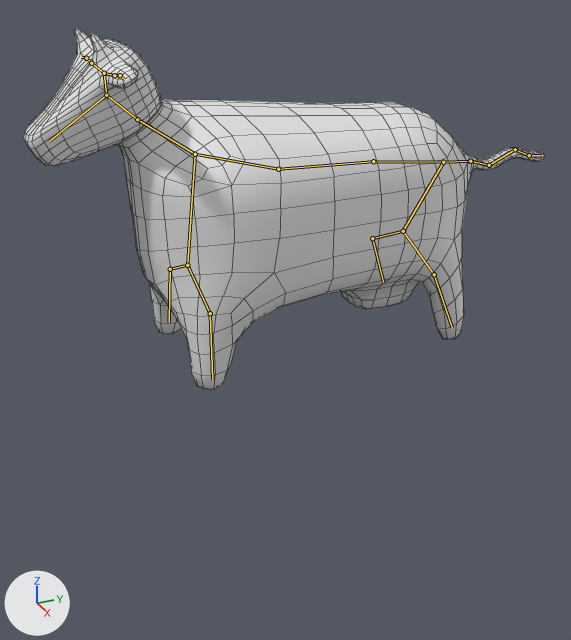
A saved change to the Blender file Assets/3DContent/Cow/Cow.blend.
Before and after are seen from a 50 mm camera at (7.86, -3.19, 2.48) aimed at (-0.14, 0.41, -1.51). Arrows for +X, +Y and +Z are at lower left; the lights stay in place. The bones that bend it are drawn over the model as lines. Mesh edges are drawn as thin lines.
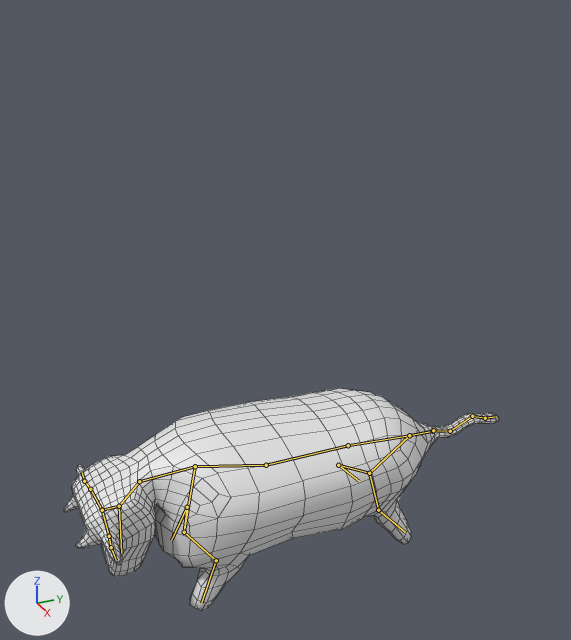
The newer file adds an action. The first version stands in its rest pose; the second is drawn at frame 48 of the action 'Dead'.

Edits to the scene script, one JSON object a line:
```json
{"block": "bone_bone_001", "where": "bone_bone_001 = bpy.data.objects['Armature'].pose.bones['Bone.001']"}
{"op": "set", "path": "bone_bone_001.location", "old": "(0.0, 0.0, 0.0)", "new": "(-1.67, -0.07, -3.45)"}
{"block": "bone_bone_002", "where": "bone_bone_002 = bpy.data.objects['Armature'].pose.bones['Bone.002']  # child of 'Bone.001'"}
{"op": "set", "path": "bone_bone_002.rotation_quaternion", "old": "(1.0, 0.0, 0.0, 0.0)", "new": "(0.982, -0.188, 0.0, -0.01)", "note": "degrees (0, 0, 0) -> degrees (-22, 0, -1)"}
{"op": "set", "path": "bone_bone_002.scale", "old": "(1.0, 1.0, 1.0)", "new": "(0.8, 0.8, 0.8)"}
{"block": "bone_bone_003", "where": "bone_bone_003 = bpy.data.objects['Armature'].pose.bones['Bone.003']  # child of 'Bone.002'"}
{"op": "set", "path": "bone_bone_003.rotation_quaternion", "old": "(1.0, 0.0, 0.0, 0.0)", "new": "(0.977, -0.086, -0.194, -0.005)", "note": "degrees (0, 0, 0) -> degrees (-10, -22, 1)"}
{"block": "bone_bone_004", "where": "bone_bone_004 = bpy.data.objects['Armature'].pose.bones['Bone.004']  # child of 'Bone.003'"}
{"op": "set", "path": "bone_bone_004.rotation_quaternion", "old": "(1.0, 0.0, 0.0, 0.0)", "new": "(0.833, 0.55, 0.065, 0.002)", "note": "degrees (0, 0, 0) -> degrees (67, 6, 4)"}
{"block": "bone_bone_005", "where": "bone_bone_005 = bpy.data.objects['Armature'].pose.bones['Bone.005']  # child of 'Bone.002'"}
{"op": "set", "path": "bone_bone_005.rotation_quaternion", "old": "(1.0, 0.0, 0.0, 0.0)", "new": "(0.977, -0.086, 0.194, -0.005)", "note": "degrees (0, 0, 0) -> degrees (-11, 22, -3)"}
{"block": "bone_bone_006", "where": "bone_bone_006 = bpy.data.objects['Armature'].pose.bones['Bone.006']  # child of 'Bone.005'"}
{"op": "set", "path": "bone_bone_006.rotation_quaternion", "old": "(1.0, 0.0, 0.0, 0.0)", "new": "(0.833, 0.549, -0.07, 0.002)", "note": "degrees (0, 0, 0) -> degrees (67, -7, -4)"}
{"block": "bone_bone_010", "where": "bone_bone_010 = bpy.data.objects['Armature'].pose.bones['Bone.010']  # child of 'Bone.009'"}
{"op": "set", "path": "bone_bone_010.rotation_quaternion", "old": "(1.0, 0.0, 0.0, 0.0)", "new": "(0.999, -0.041, 0.0, -0.002)", "note": "degrees (0, 0, 0) -> degrees (-5, 0, 0)"}
{"op": "set", "path": "bone_bone_010.scale", "old": "(1.0, 1.0, 1.0)", "new": "(0.8, 0.8, 0.8)"}
{"block": "bone_bone_011", "where": "bone_bone_011 = bpy.data.objects['Armature'].pose.bones['Bone.011']  # child of 'Bone.010'"}
{"op": "set", "path": "bone_bone_011.rotation_quaternion", "old": "(1.0, 0.0, 0.0, 0.0)", "new": "(0.795, 0.231, 0.56, 0.015)", "note": "degrees (0, 0, 0) -> degrees (55, 62, 37)"}
{"block": "bone_bone_012", "where": "bone_bone_012 = bpy.data.objects['Armature'].pose.bones['Bone.012']  # child of 'Bone.011'"}
{"op": "set", "path": "bone_bone_012.rotation_quaternion", "old": "(1.0, 0.0, 0.0, 0.0)", "new": "(0.702, -0.706, -0.084, -0.037)", "note": "degrees (0, 0, 0) -> degrees (-91, -10, 4)"}
{"block": "bone_bone_013", "where": "bone_bone_013 = bpy.data.objects['Armature'].pose.bones['Bone.013']  # child of 'Bone.010'"}
{"op": "set", "path": "bone_bone_013.rotation_quaternion", "old": "(1.0, 0.0, 0.0, 0.0)", "new": "(0.795, 0.231, -0.56, 0.015)", "note": "degrees (0, 0, 0) -> degrees (53, -64, -32)"}
{"block": "bone_bone_014", "where": "bone_bone_014 = bpy.data.objects['Armature'].pose.bones['Bone.014']  # child of 'Bone.013'"}
{"op": "set", "path": "bone_bone_014.rotation_quaternion", "old": "(1.0, 0.0, 0.0, 0.0)", "new": "(0.702, -0.706, 0.084, -0.037)", "note": "degrees (0, 0, 0) -> degrees (-91, 4, -10)"}
{"block": "bone_bone_015", "where": "bone_bone_015 = bpy.data.objects['Armature'].pose.bones['Bone.015']  # child of 'Bone.009'"}
{"op": "set", "path": "bone_bone_015.rotation_quaternion", "old": "(1.0, 0.0, 0.0, 0.0)", "new": "(0.951, -0.307, 0.019, 0.018)", "note": "degrees (0, 0, 0) -> degrees (-36, 3, 1)"}
{"block": "bone_bone_016", "where": "bone_bone_016 = bpy.data.objects['Armature'].pose.bones['Bone.016']  # child of 'Bone.015'"}
{"op": "set", "path": "bone_bone_016.rotation_quaternion", "old": "(1.0, 0.0, 0.0, 0.0)", "new": "(0.904, -0.428, 0.0, 0.025)", "note": "degrees (0, 0, 0) -> degrees (-51, 1, 3)"}
{"block": "bone_bone_017", "where": "bone_bone_017 = bpy.data.objects['Armature'].pose.bones['Bone.017']  # child of 'Bone.016'"}
{"op": "set", "path": "bone_bone_017.rotation_quaternion", "old": "(1.0, 0.0, 0.0, 0.0)", "new": "(0.958, -0.286, 0.006, -0.006)", "note": "degrees (0, 0, 0) -> degrees (-33, 1, -1)"}
{"block": "bone_bone_025", "where": "bone_bone_025 = bpy.data.objects['Armature'].pose.bones['Bone.025']"}
{"op": "set", "path": "bone_bone_025.location", "old": "(0.0, 0.0, 0.0)", "new": "(-0.94, 0.82, -3.63)"}
```

Changed parts and their boxes (x1, y1, x2, y2) in the pictures (571 x 640 px):
```json
{"object": "Cube", "change": "posed", "before": [23, 27, 545, 390], "after": [64, 388, 499, 611], "on screen": "17% narrower, 38% shorter"}
{"bone": "Bone.001", "before": "(470, 161) to (443, 162)", "after": "(433, 431) to (409, 435)"}
{"bone": "Bone.002", "before": "(443, 162) to (403, 231)", "after": "(409, 435) to (369, 473)"}
{"bone": "Bone.003", "before": "(403, 231) to (434, 274)", "after": "(369, 473) to (378, 510)"}
{"bone": "Bone.004", "before": "(434, 274) to (452, 327)", "after": "(378, 510) to (405, 532)"}
{"bone": "Bone.005", "before": "(403, 231) to (372, 238)", "after": "(369, 473) to (338, 465)"}
{"bone": "Bone.006", "before": "(372, 238) to (383, 282)", "after": "(338, 465) to (359, 481)"}
{"bone": "Bone.010", "before": "(195, 154) to (187, 265)", "after": "(195, 466) to (184, 532)"}
{"bone": "Bone.011", "before": "(187, 265) to (210, 313)", "after": "(184, 532) to (216, 560)"}
{"bone": "Bone.012", "before": "(210, 313) to (212, 379)", "after": "(216, 560) to (201, 603)"}
{"bone": "Bone.013", "before": "(187, 265) to (170, 269)", "after": "(184, 532) to (187, 507)"}
{"bone": "Bone.014", "before": "(170, 269) to (169, 322)", "after": "(187, 507) to (171, 540)"}
{"bone": "Bone.015", "before": "(195, 154) to (137, 119)", "after": "(195, 466) to (139, 481)"}
{"bone": "Bone.016", "before": "(137, 119) to (106, 95)", "after": "(139, 481) to (119, 506)"}
{"bone": "Bone.017", "before": "(106, 95) to (49, 141)", "after": "(119, 506) to (121, 553)"}
{"bone": "Bone.025", "before": "(470, 161) to (489, 165)", "after": "(433, 430) to (450, 431)"}
```
